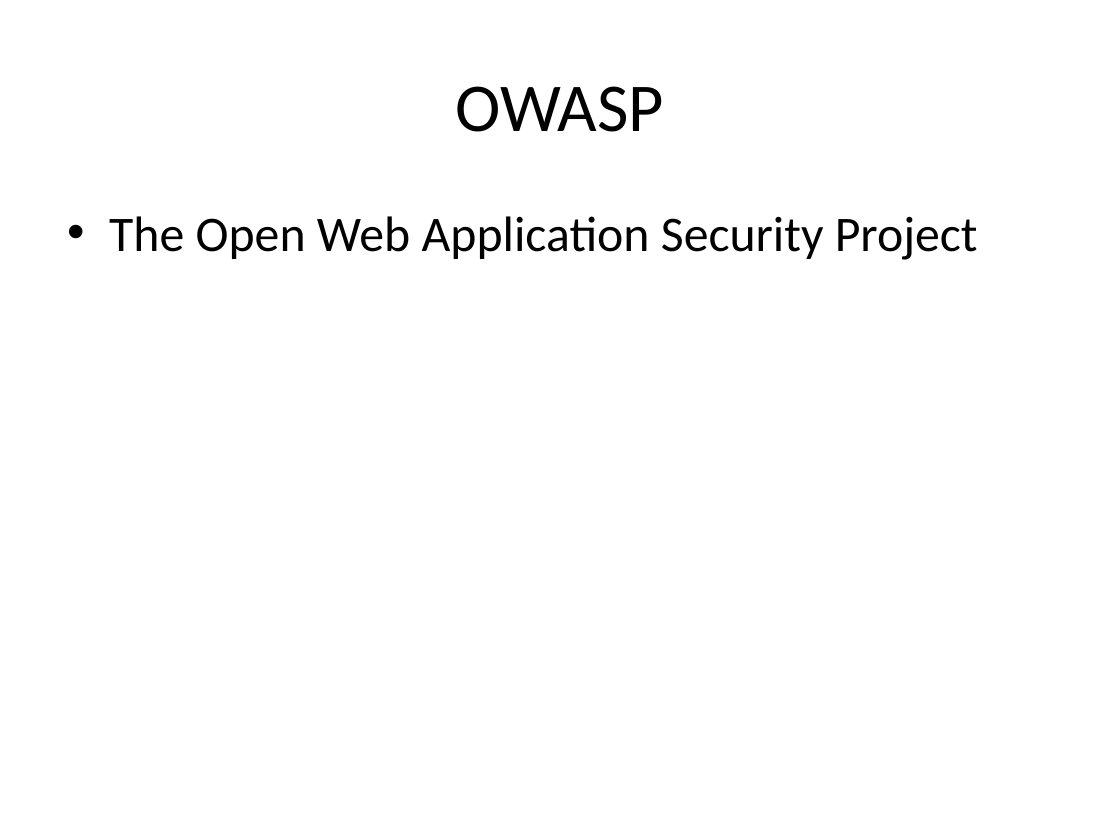
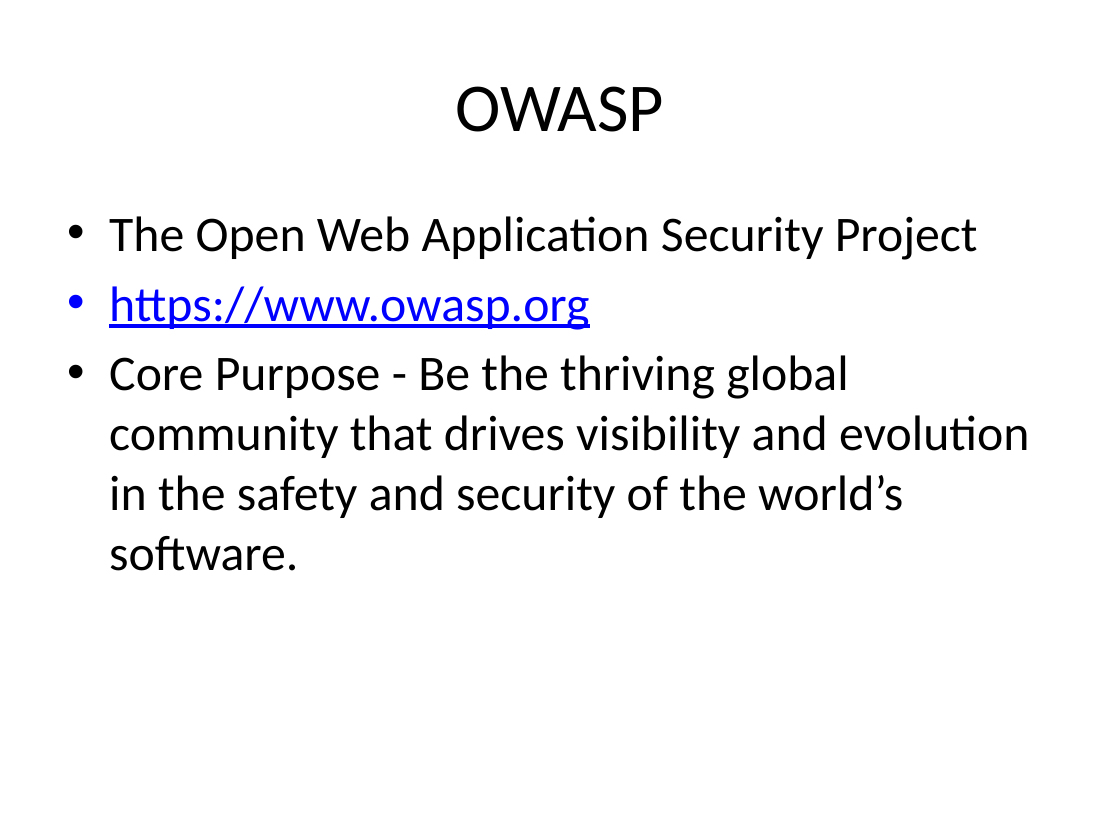
Before and after one commit to casmos1/Learning, a slide deck: slide 13 of Security/Content/Documents/Security.pptx. Drawn at 1120x840 pixels with LibreOffice and Linux fonts; fonts in the diff are those of the drawing. Boxes give left, top, right and bottom in pixels: in the first picture for what was removed or moved away, otherwise in the second. Text is boxed around its words. In the diff, an @@ line names an element or a change of style, - is before the commit and + after.

Commit message:
minor save

```diff
--- a/Security/Content/Documents/Security.pptx
+++ b/Security/Content/Documents/Security.pptx
@@ text at box(109, 286, 1029, 571): paragraphs added @@
+• https://www.owasp.org
+• Core Purpose - Be the thriving global community that drives visibility and evolution in the safety and security of the world’s software.
```
Also in this commit, not shown: 1 slide added.
